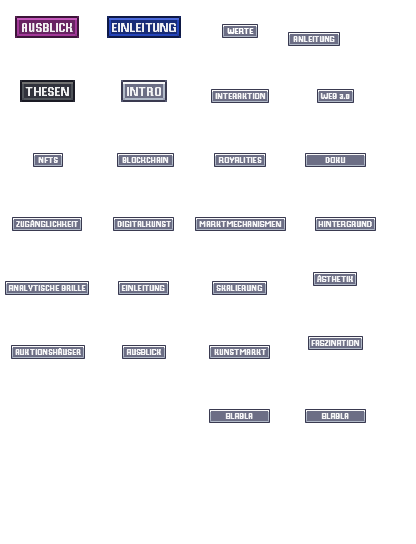
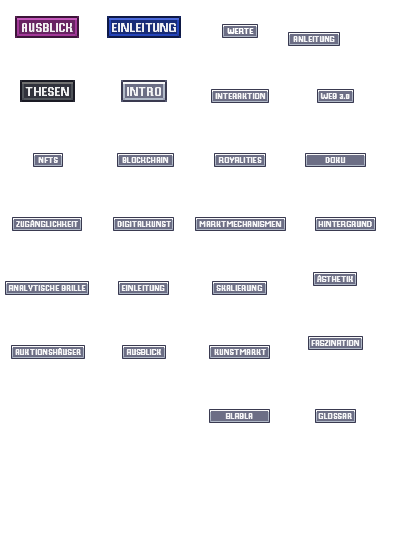
Two versions of the same layered image (416×544). Layer-by-layer changes:
renamed "blabla" to "glossar", painted on it over [318, 413, 352, 419]
painted on "Layer 8" over [305, 409, 366, 423]
